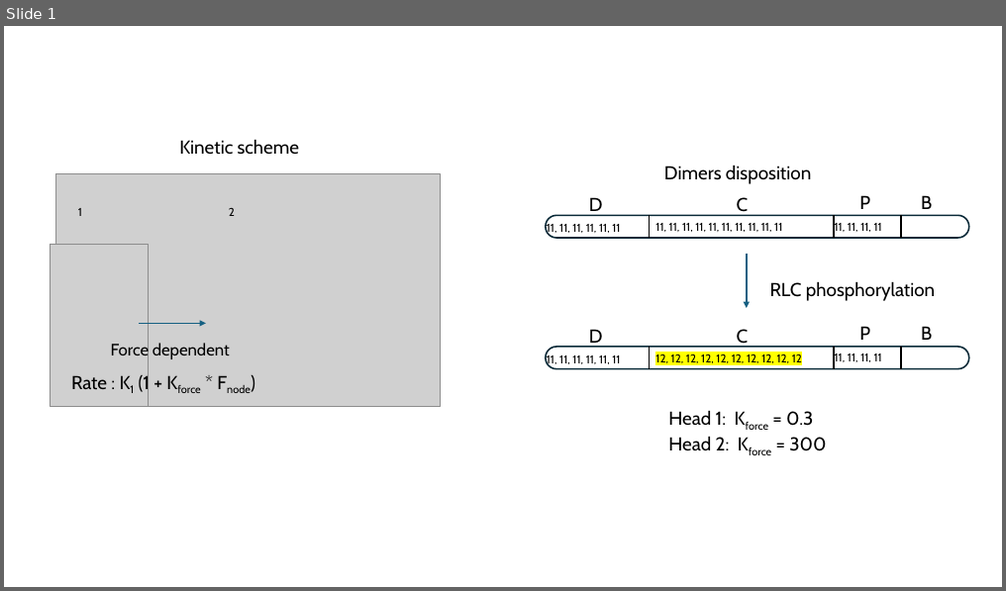
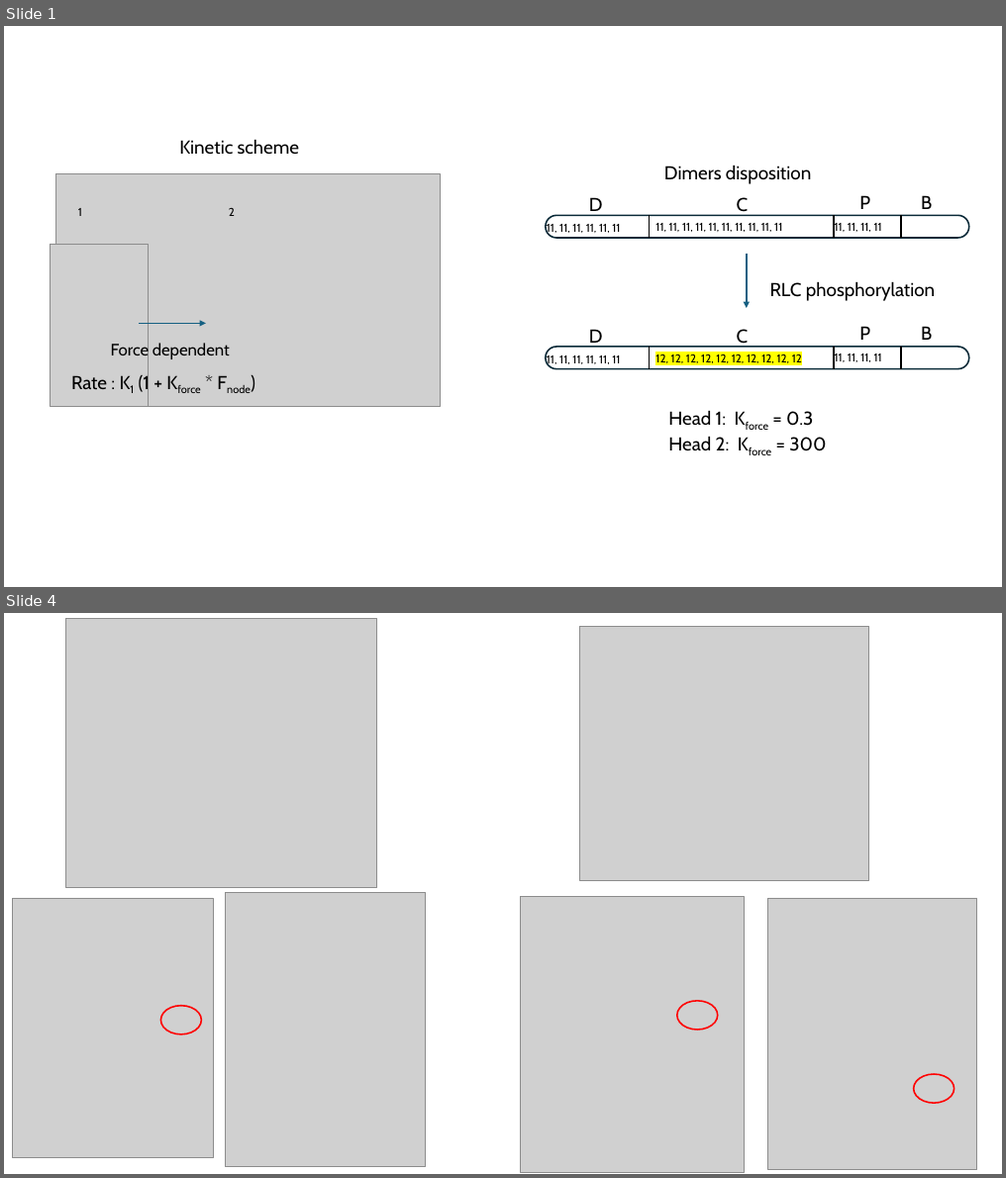
Before and after one commit to Campbell-Muscle-Lab/RLC_fibersim_project, a slide deck: Reports/Report_16Dec2024.pptx. Shown one above the other, each under a label of ours: slide 1 before the commit, slides 1 and 4 after it; the slides between them are not shown. The pictures are 1006x591 and 1006x1178 pixels, drawn with LibreOffice and Linux fonts; fonts in the diff are those of the drawing; grey boxes stand for pictures. Boxes give left, top, right and bottom in pixels: in the first picture for what was removed or moved away, otherwise in the second. Text is boxed around its words. In the diff, an @@ line names an element or a change of style, - is before the commit and + after.

```diff
--- a/Reports/Report_16Dec2024.pptx
+++ b/Reports/Report_16Dec2024.pptx
@@ slide 4 added at [4, 613, 1002, 1174], background #FFFFFF @@
@@ picture added at [66, 618, 377, 888] @@
@@ picture added at [580, 626, 868, 880] @@
@@ picture added at [12, 898, 213, 1158] @@
@@ picture added at [226, 892, 426, 1167] @@
@@ picture added at [521, 897, 744, 1173] @@
@@ picture added at [768, 898, 977, 1170] @@
@@ ellipse added at [161, 1006, 202, 1035], outline #FF0000 1.5 pt @@
@@ ellipse added at [677, 1001, 718, 1030], outline #FF0000 1.5 pt @@
@@ ellipse added at [914, 1074, 954, 1103], outline #FF0000 1.5 pt @@
```
Also in this commit, not shown: 2 slides changed, 6 other files.
